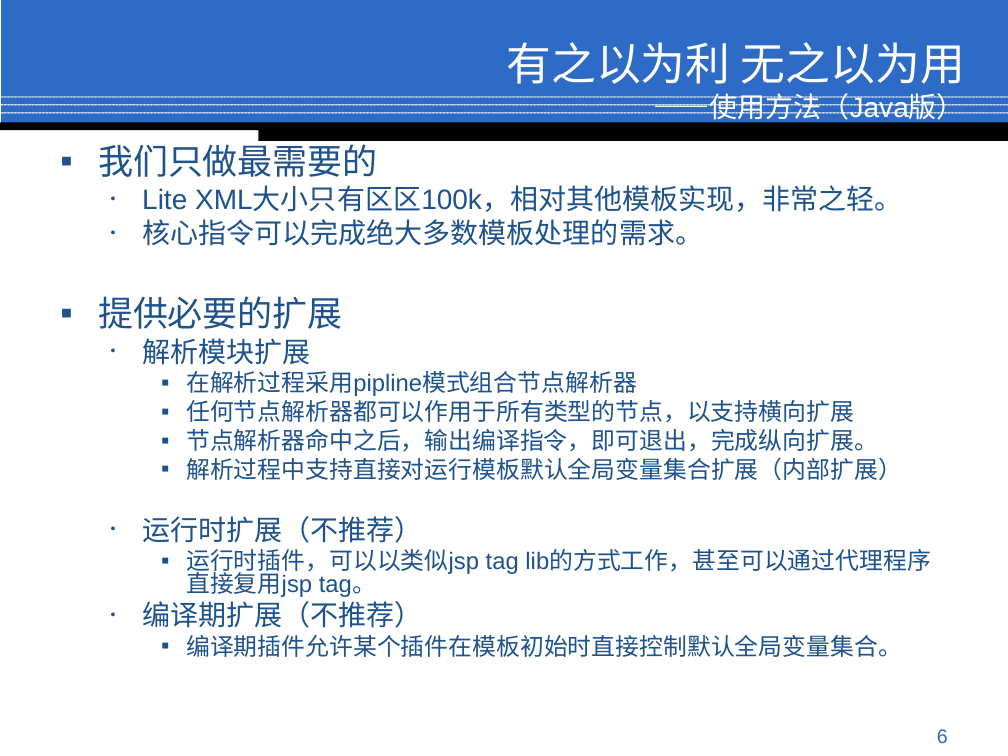
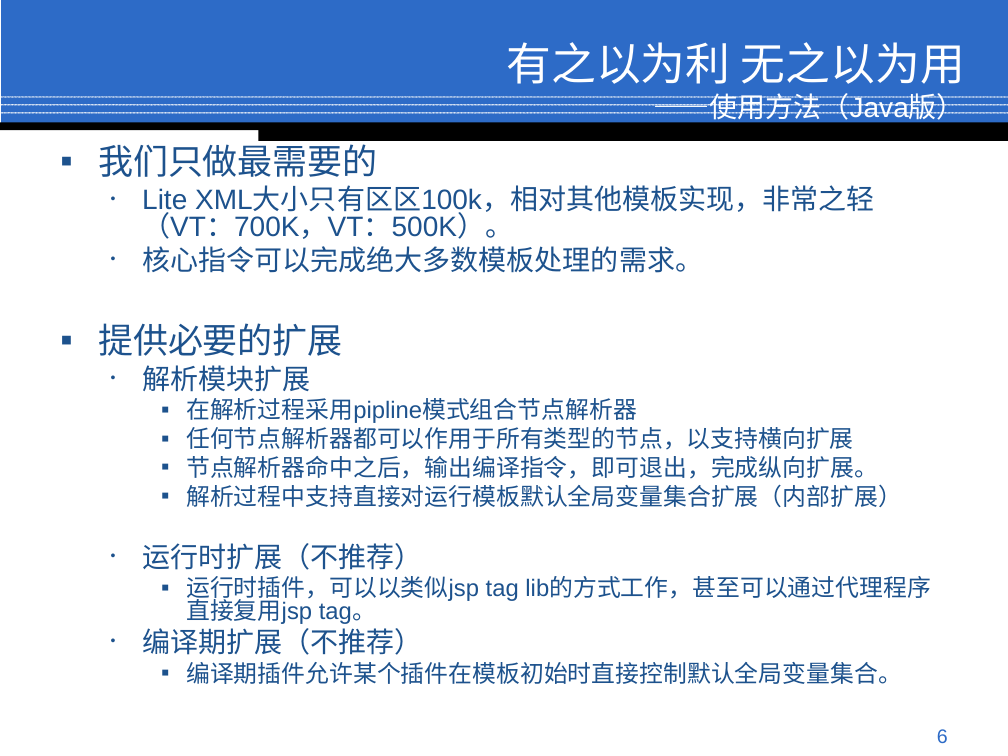
Before and after one commit to conzi/lite, a slide deck: slide 6 of Lite/web/doc/Preview.ppt. Drawn at 1008x756 pixels with LibreOffice and Linux fonts; fonts in the diff are those of the drawing; background and template pictures are left out. Boxes give left, top, right and bottom in pixels: in the first picture for what was removed or moved away, otherwise in the second. Text is boxed around its words. In the diff, an @@ line names an element or a change of style, - is before the commit and + after.

```diff
--- a/Lite/web/doc/Preview.ppt
+++ b/Lite/web/doc/Preview.ppt
@@ text at [142,187,875,239]: text changed @@
-  • Lite XML大小只有区区100k，相对其他模板实现，非常之轻。
+  • Lite XML大小只有区区100k，相对其他模板实现，非常之轻（VT：700K，VT：500K）。
```
Also in this commit, not shown: 8 other slides changed.
